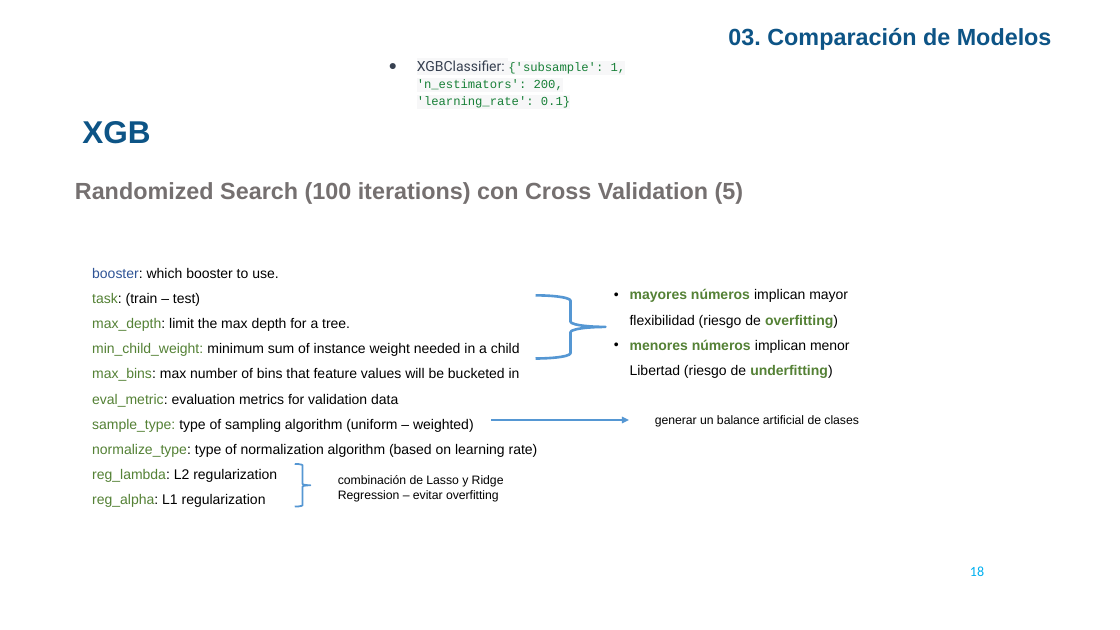
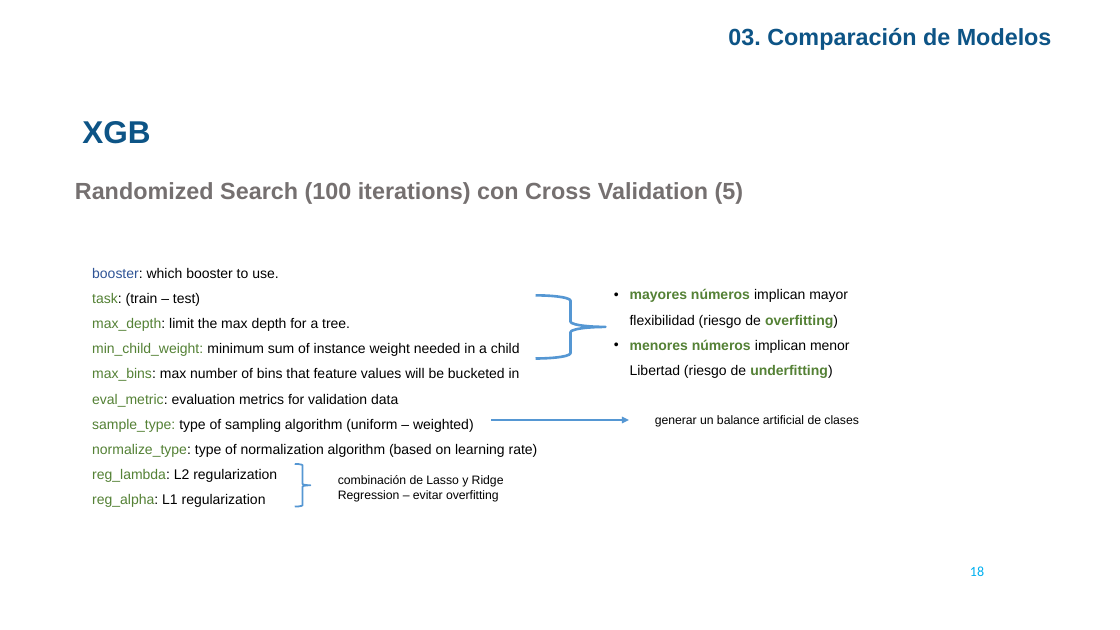
Before and after one commit to VioletaSaguier/AnalisisPredictivo, a slide deck: slide 18 of Final APRED.pptx. Drawn at 1120x630 pixels with LibreOffice and Linux fonts; fonts in the diff are those of the drawing; background and template pictures are left out. Boxes give left, top, right and bottom in pixels: in the first picture for what was removed or moved away, otherwise in the second. Text is boxed around its words. In the diff, an @@ line names an element or a change of style, - is before the commit and + after.

```diff
--- a/Final APRED.pptx
+++ b/Final APRED.pptx
@@ text removed at (417, 60, 626, 108) @@
-● XGBClassifier: {'subsample': 1, 'n_estimators': 200, 'learning_rate': 0.1}
```
Also in this commit, not shown: 1 other slide changed.
